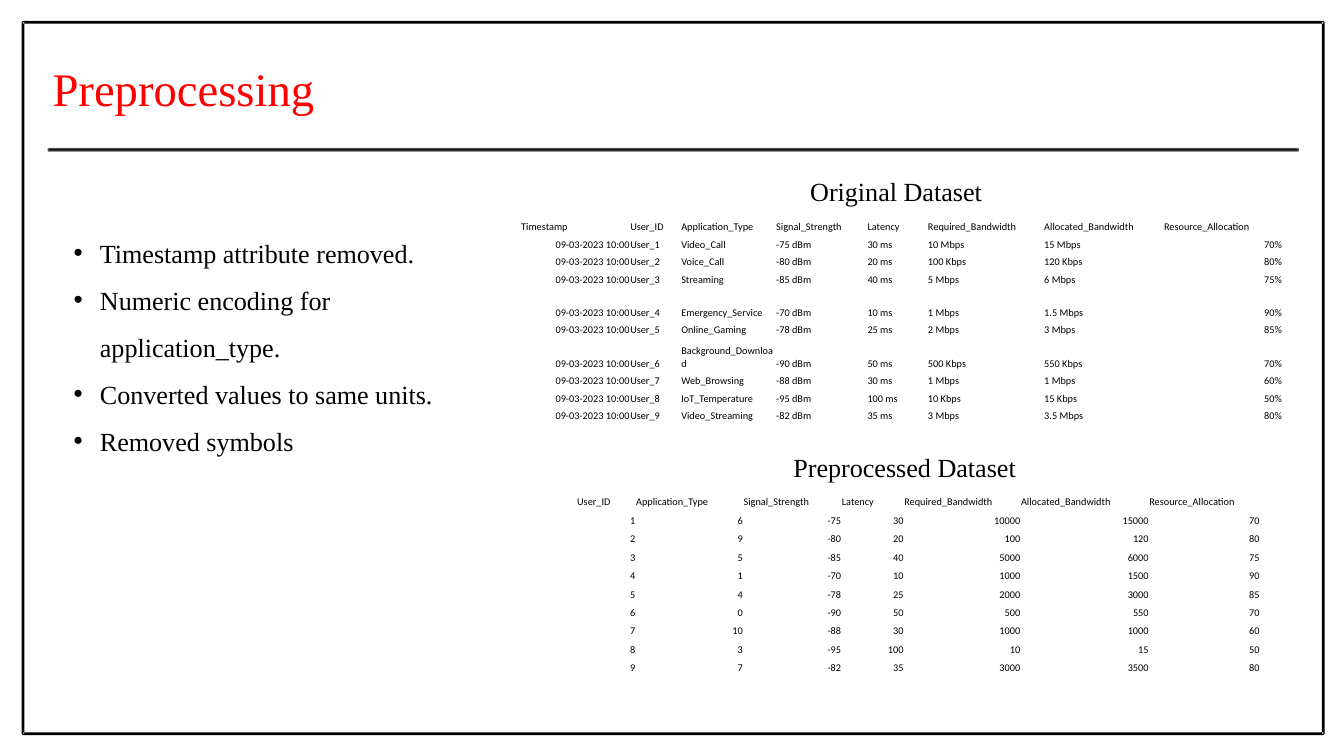
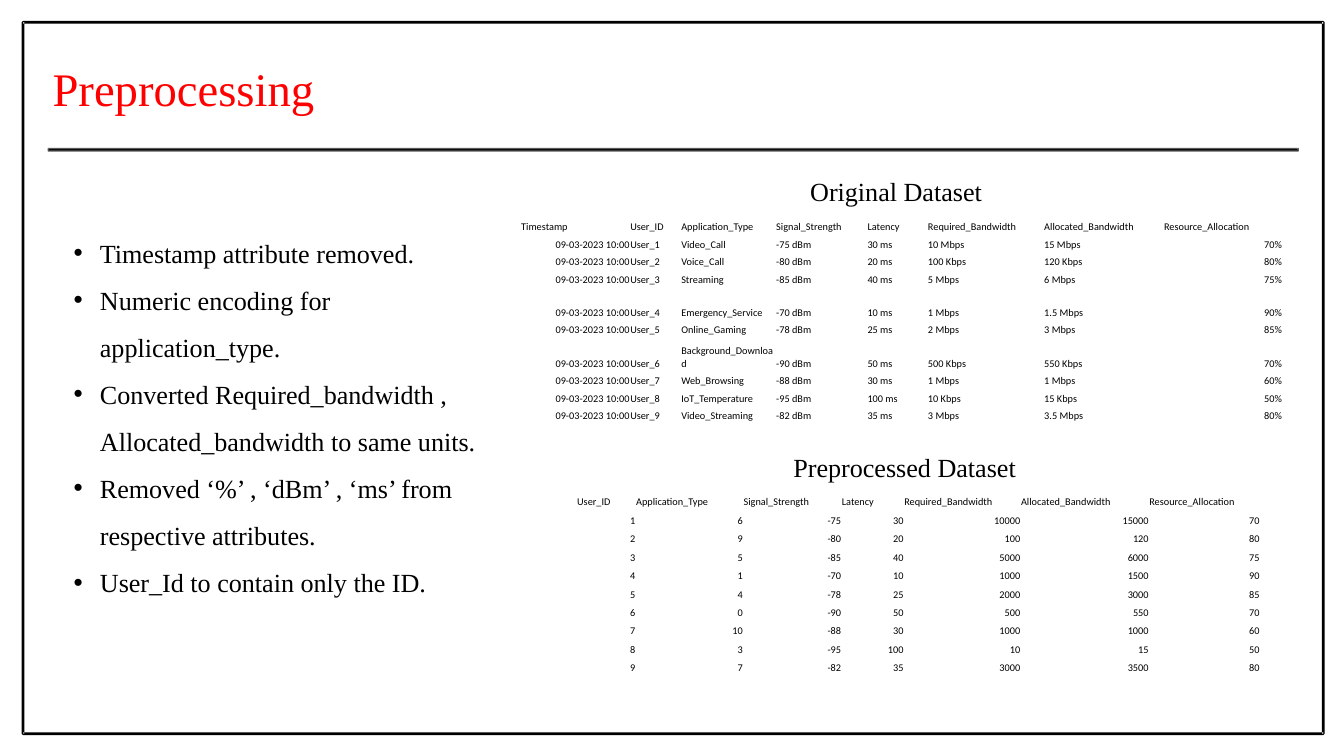
Before and after one commit to Prithiv-vijai/5g_MEC, a slide deck: slide 17 of Batch_4 IT-G2.pptx. Drawn at 1344x756 pixels with LibreOffice and Linux fonts; fonts in the diff are those of the drawing. Boxes give left, top, right and bottom in pixels: in the first picture for what was removed or moved away, otherwise in the second. Text is boxed around its words. In the diff, an @@ line names an element or a change of style, - is before the commit and + after.

```diff
--- a/Batch_4 IT-G2.pptx
+++ b/Batch_4 IT-G2.pptx
@@ text at (100, 386, 475, 598): text changed @@
-  • Converted values to same units.
-  • Removed symbols
+  • Converted Required_bandwidth , Allocated_bandwidth to same units.
+  • Removed ‘%’ , ‘dBm’ , ‘ms’ from respective attributes.
+  • User_Id to contain only the ID.
```
Also in this commit, not shown: 7 other slides changed, 1 slide removed, 2 other files.
